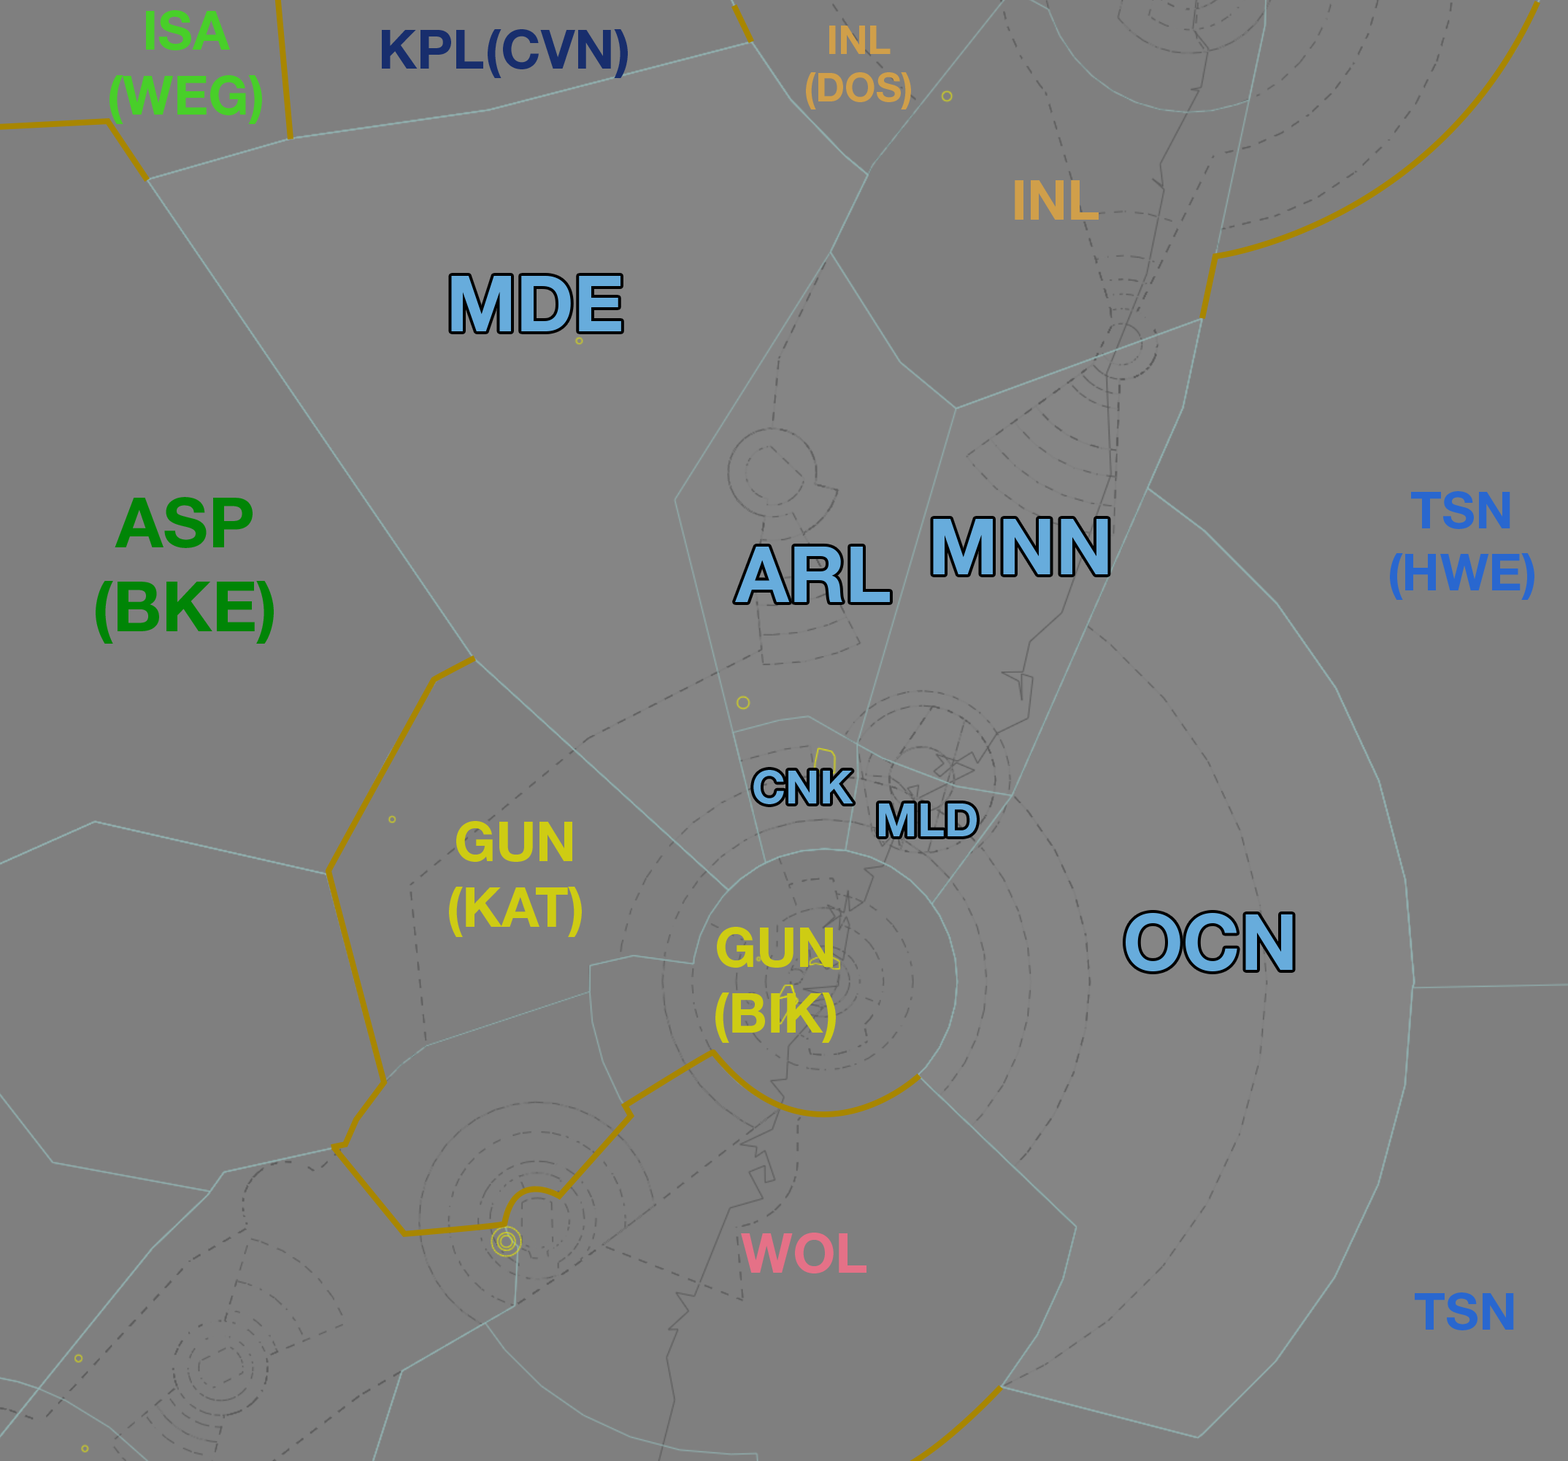
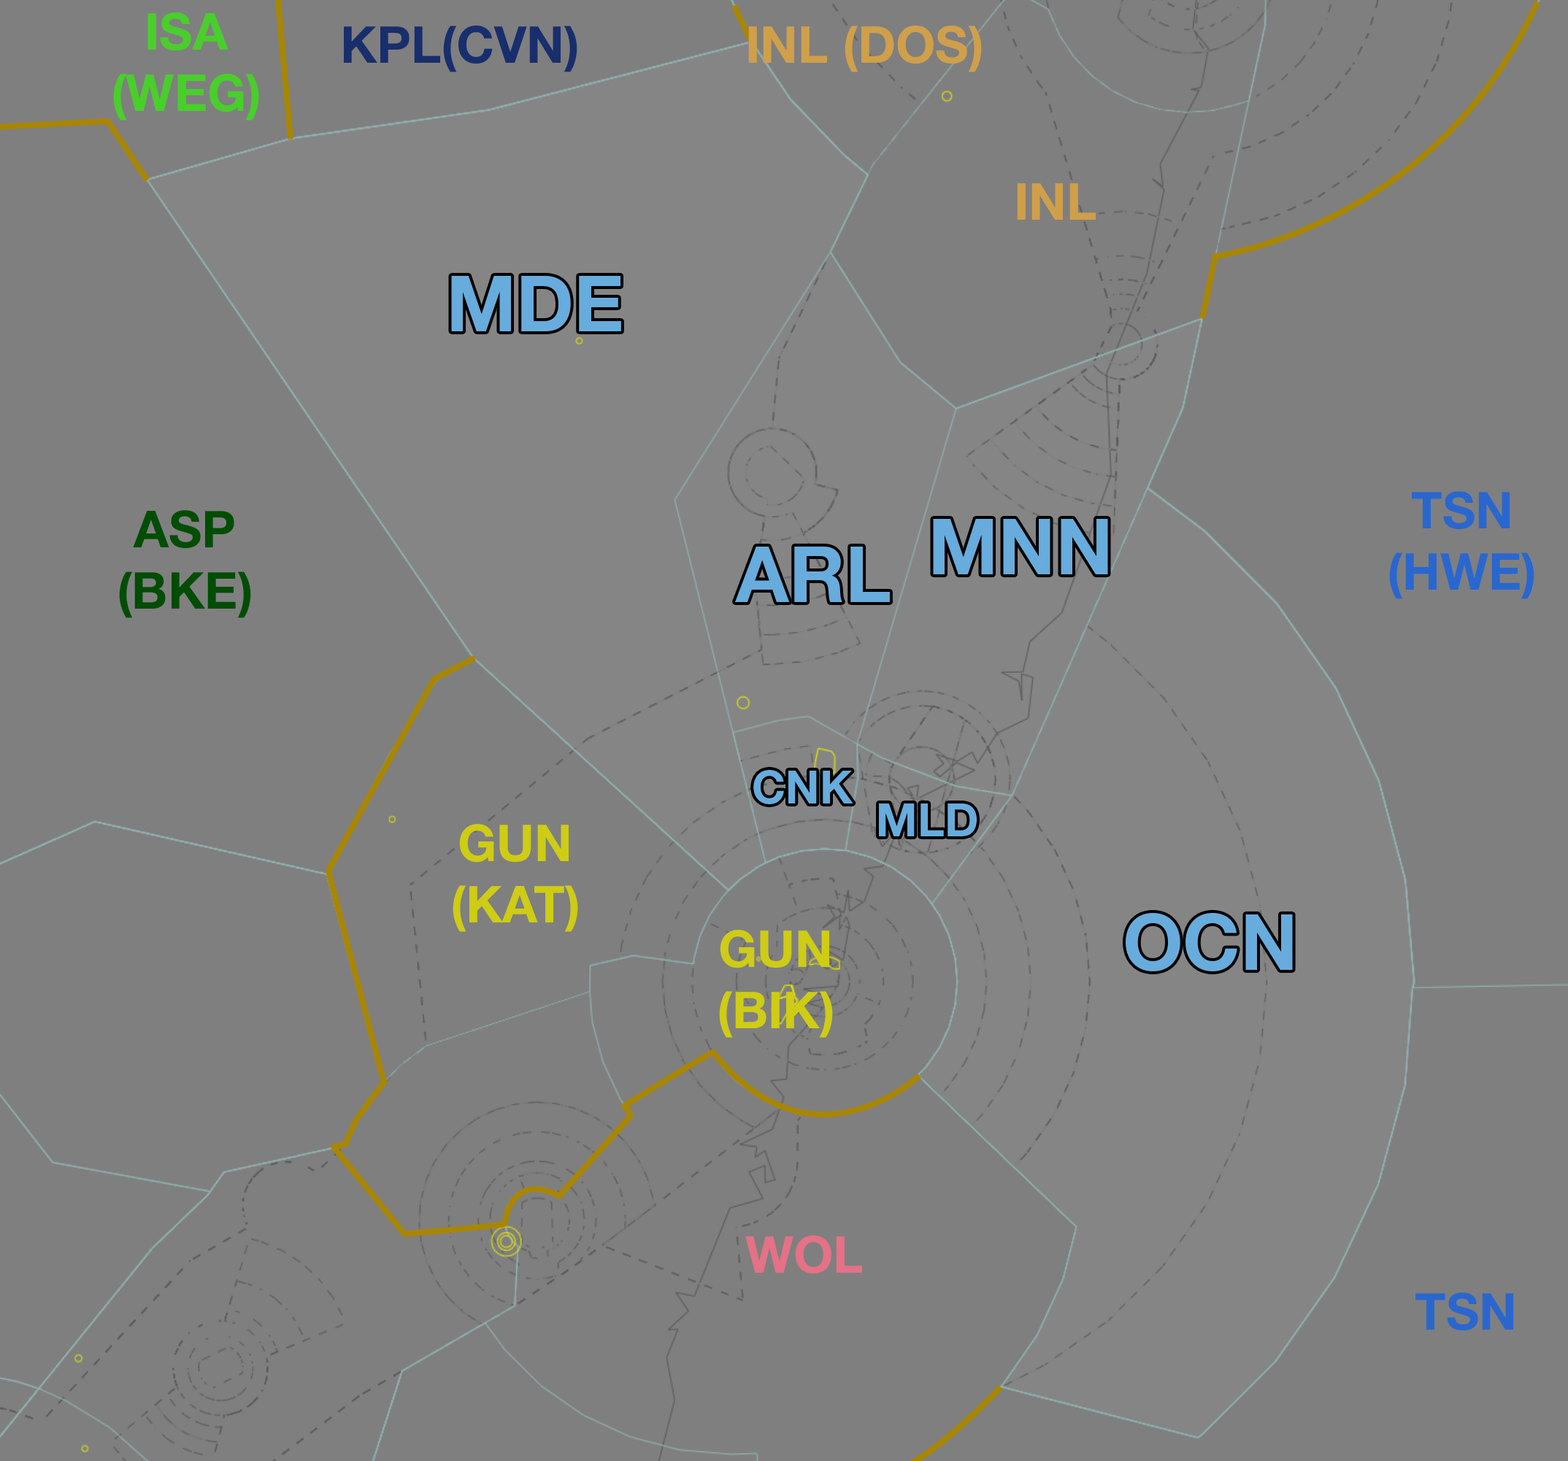
Layer changes from the first 1568px x 1461px image to the second:
painted on "ASP (BKE)" over [95, 497, 274, 644]
painted on "GUN (BIK)" over [715, 927, 836, 1044]
painted on "WOL" over [740, 1232, 867, 1275]
painted on "INL (DOS)" over [748, 25, 982, 110]
painted on "INL" over [1014, 180, 1099, 220]
painted on "GUN (KAT)" over [448, 821, 582, 938]
painted on "KPL(CVN)" (2nd of 2, in "Neighbouring Sectors") over [343, 25, 628, 79]
painted on "ISA (WEG)" over [109, 10, 263, 125]
painted on "TSN" over [1414, 1292, 1514, 1331]
painted on "TSN (HWE)" over [1389, 491, 1535, 601]